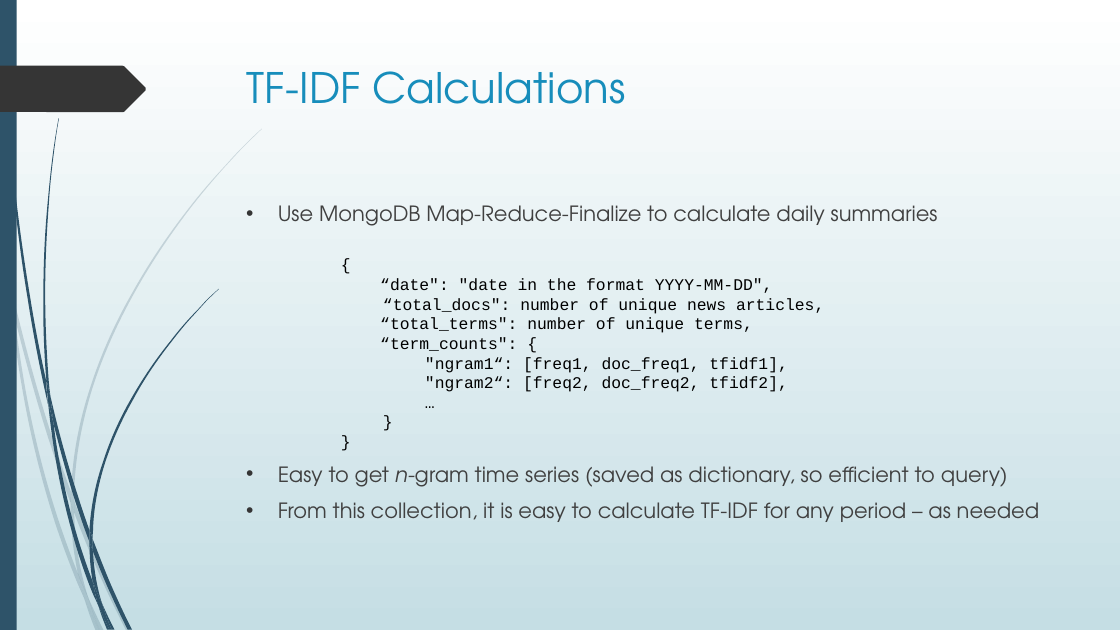
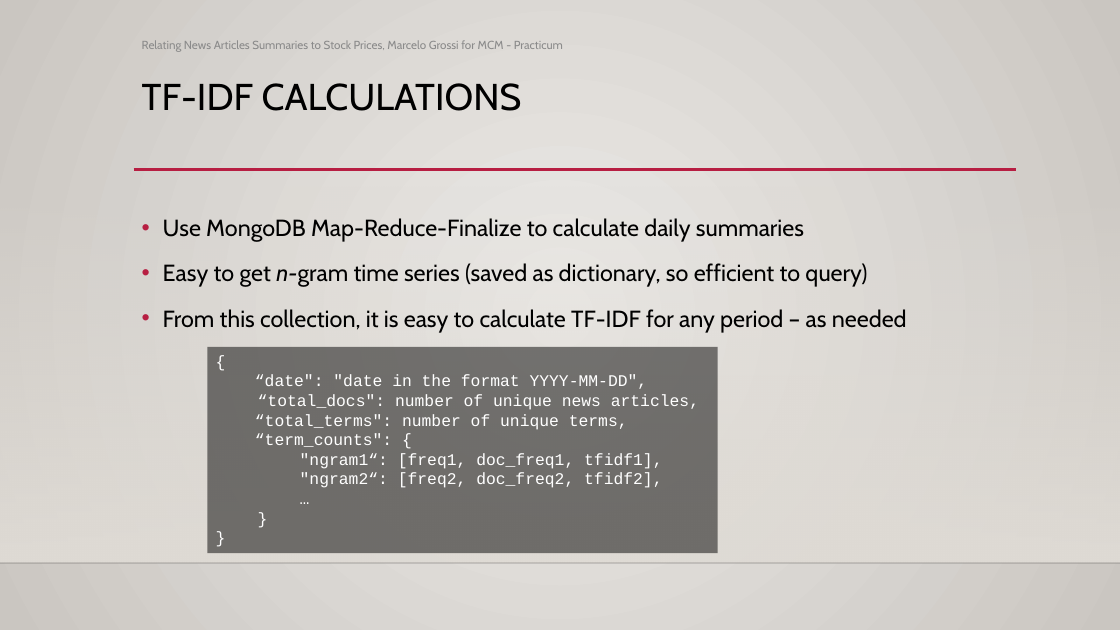
Before and after one commit to magrossi/news_n_stocks, a slide deck: slide 25 of presentation/presentation.pptx (slide 10 before the commit). Drawn at 1120x630 pixels with LibreOffice and Linux fonts; fonts in the diff are those of the drawing; background and template pictures are left out. Boxes give left, top, right and bottom in pixels: in the first picture for what was removed or moved away, otherwise in the second. Text is boxed around its words. In the diff, an @@ line names an element or a change of style, - is before the commit and + after.

```diff
--- a/presentation/presentation.pptx
+++ b/presentation/presentation.pptx
@@ background gradient #FFFFFF to #C5DEE5 to gradient #ECEAE7 to #CAC7C1 @@
@@ rectangle removed at [0,0,17,630] @@
@@ text added at [142,40,563,52], 10 pt, text #8C8C8C @@
+Relating News Articles Summaries to Stock Prices, Marcelo Grossi for MCM - Practicum
@@ freeform shape removed at [0,66,146,112] @@
@@ title at [142,83,522,111]: text changed; size 36 to 32 pt; font TeX Gyre Adventor to Cabin; text colour #178DBB to #000000 @@
-TF-IDF Calculations
+TF-IDF CALCULATIONS
@@ line added from (134, 170) to (1017, 170), #B71E42 2.5 pt @@
@@ rectangle added at [0,186,1120,563], fill gradient #DFDBD5 @@
@@ text "Use MongoDB Map-Reduce-Finalize to calculate ...": place and size @@
-text "Use MongoDB Map-Reduce-Finalize to calculate ..." at [278,205,938,226]
+text "Use MongoDB Map-Reduce-Finalize to calculate ..." at [163,218,907,333]
@@ text at [163,218,804,242]: size 18 to 20 pt, font TeX Gyre Adventor to Cabin, text colour #404040 to #000000 in "Use MongoDB Map-Reduce-Finalize to calculate daily summaries"; indent changed; line spacing 1 to 1.2; bullet colour #353535 to #B71E42 @@
@@ text at [163,263,907,333]: paragraphs added @@
+• Easy to get n-gram time series (saved as dictionary, so efficient to query)
+• From this collection, it is easy to calculate TF-IDF for any period – as needed
@@ rectangle "{": place and size @@
-rectangle "{" at [380,278,824,392]
+rectangle "{" at [208,347,718,554]
@@ rectangle "{" at [208,347,718,554]: text colour #000000 to #FFFFFF; fill none to #000000 at 50% opacity @@
@@ text removed at [278,466,1039,522] @@
-• Easy to get n-gram time series (saved as dictionary, so efficient to query)
-• From this collection, it is easy to calculate TF-IDF for any period – as needed
@@ line added from (0, 563) to (1120, 563), #000001 1 pt @@
@@ group removed at [0,129,262,630]: 10 freeform shapes @@
@@ group removed at [3,0,218,630]: 12 freeform shapes @@
```
Also in this commit, not shown: 9 other slides changed, 17 slides added, 2 slides removed, 1 other file.
